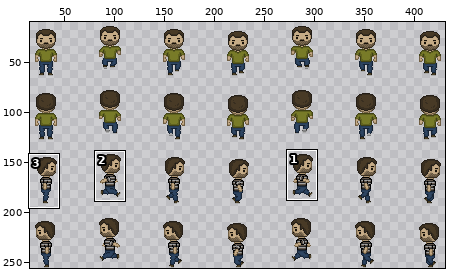
Sprite sheet, stored at build/assets/ibrahim.png. The picture above shows the old version from afar; the outline marks the close-up.
Close-up. Before:
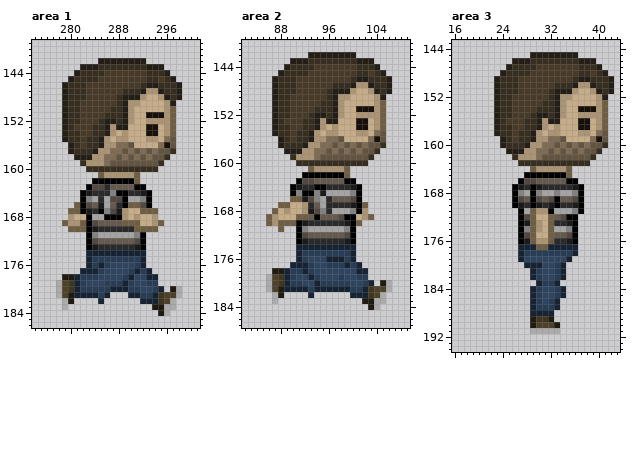
The file is 512x256 pixels. Colours within 5 levels of each other are drawn and written as one. Shown: area 1: x 274..301, y 139..186; area 2: x 82..109, y 140..187; area 3: x 16..43, y 143..194. The wide view leaves out empty margins. The commit also changed other parts of the picture, which this record leaves out.
After the commit:
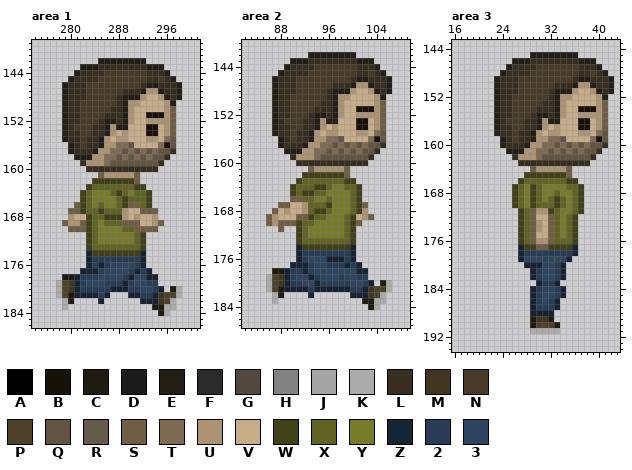
Palette (. is transparent): A #000000  B #171109  C #201b10  D #1b1b1b  E #241e17  F #2a2a2a  G #53483f  H #828282  J #a4a4a4  K #ababab  L #382e20  M #403620  N #483a26  P #4d4127  Q #63543f  R #66594d  S #705e43  T #7e6b51  U #ac9472  V #c6ac87  W #404116  X #616320  Y #787b28  Z #162334  2 #273d57  3 #2e4562
Difference:
Area 1:
y 162: x 284..290 AAAAAAA -> WWWWWWW
y 163: x 283..292 AGGFRRRRAA -> WXXXXXXXWW
y 164: x 282..293 ADFFFHAAFFDA -> WXYYYXWXYXXW
y 165: x 282..293 AHJFJGGAJJHA -> WXYYYYXWXXXW
y 166: x 282..289 AGRDJRFA -> WXYXYYXW; x 292..293 GA -> XW
y 167: x 282..288 ADFAHGD -> WXXWXXX
y 168: x 283..288 AJJAAA -> WXXWWW
y 169: x 283..288 AGRRRR -> WXYXXX
y 170: x 283..290 ADFFFFFF -> WXYYYYXX
y 171: x 283..292 AHJJJJJJHA -> WXYYYYYYXW
y 172: x 283..292 AGRRRRRRGA -> WXYYYYYYXW
y 173: x 283..292 ADFFFFFFDA -> WXXXXXXXXW
y 174: x 284..291 ZZZZZZZZ -> WWWWWWWW
Area 2:
y 162: x 92..98 AAAAAAA -> WWWWWWW
y 163: x 91..100 AGGRRRRRAA -> WXXXXXXXWW
y 164: x 90..101 ADFFAAFFFFDA -> WXXXWWXYYXXW
y 165: x 90..101 AHAAHDJJJJHA -> WXWWXXYYYYXW
y 166: x 92..101 DGHJFRRRGA -> XXYYXYYYXW
y 167: x 93..101 FRJFFFFDA -> XXXWYYYXW
y 168: x 93..101 DGHFJJJHA -> XWWXYYYXW
y 169: x 93..100 RARRRGAA -> WXXYYYXW
y 170: x 91..100 ADFFFFFFDA -> WXXYYYYYXW
y 171: x 91..100 AHJJJJJJHA -> WXYYYYYYXW
y 172: x 91..100 AGRRRRRRGA -> WXYYYYYYXW
y 173: x 91..100 ADFFFFFFDA -> WXXXXXXXXW
y 174: x 92..99 ZZZZZZZZ -> WWWWWWWW
Area 3:
y 165: x 28..34 AAAAAAA -> WWWWWWW
y 166: x 27..36 AGGRRRRRAA -> WXXXXXXXWW
y 167: x 26..37 ADFADFFFFFDA -> WXYWXYYYYXXW
y 168: x 26..37 AHJAHJJHJJHA -> WXYWXYYXYYXW
y 169: x 26..37 AGRAGRGARRGA -> WXYWXYXWXYXW
y 170: x 26..37 ADFADFDAFFDA -> WXYWXXXWXYXW
y 171: x 27..28 AJ -> WX; x 32..37 AJJJHA -> WXYYXW
y 172: x 27..28 AG -> WX; x 33..36 RGAA -> XYXW
y 173: x 27..28 AD -> WX; x 33..36 FFDA -> XYXW
y 174: x 27..28 AH -> WX; x 33..36 JJHA -> XYXW
y 175: x 27..28 AG -> WX; x 33..36 RRGA -> XYXW
y 176: x 27..28 AD -> WX; x 33..36 FFDA -> XXXW
y 177: x 28..29 ZZ -> WW; x 32..35 ZZZZ -> WWWW
Changed places in both close-ups, as pixel boxes (x1, y1, x2, y2):
changed: (80, 178, 152, 256)
changed: (290, 172, 362, 250)
changed: (512, 172, 584, 250)
